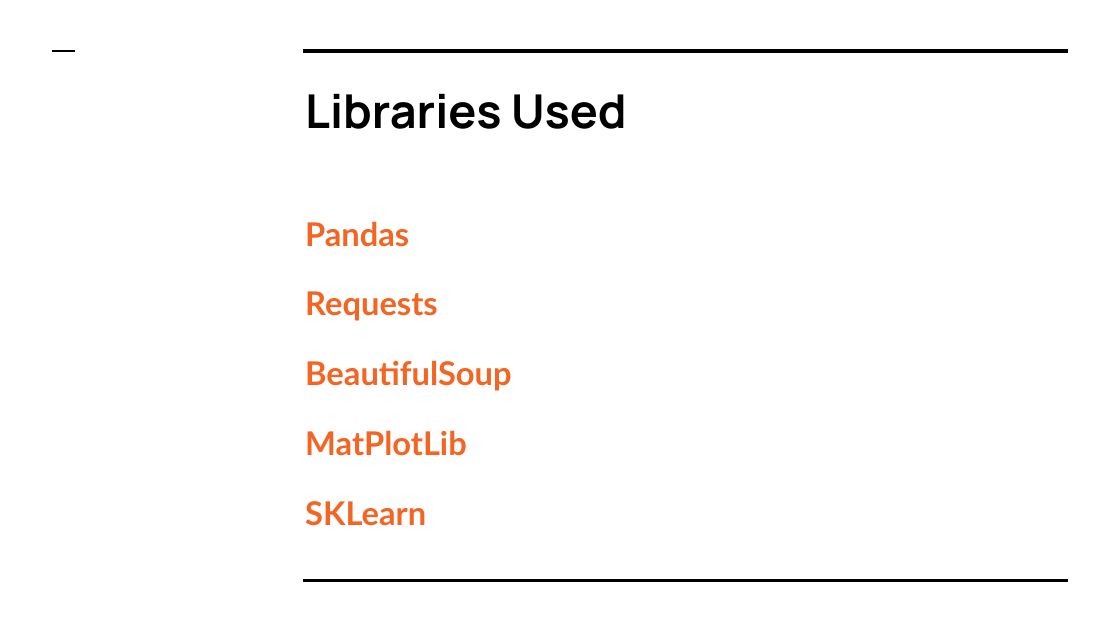
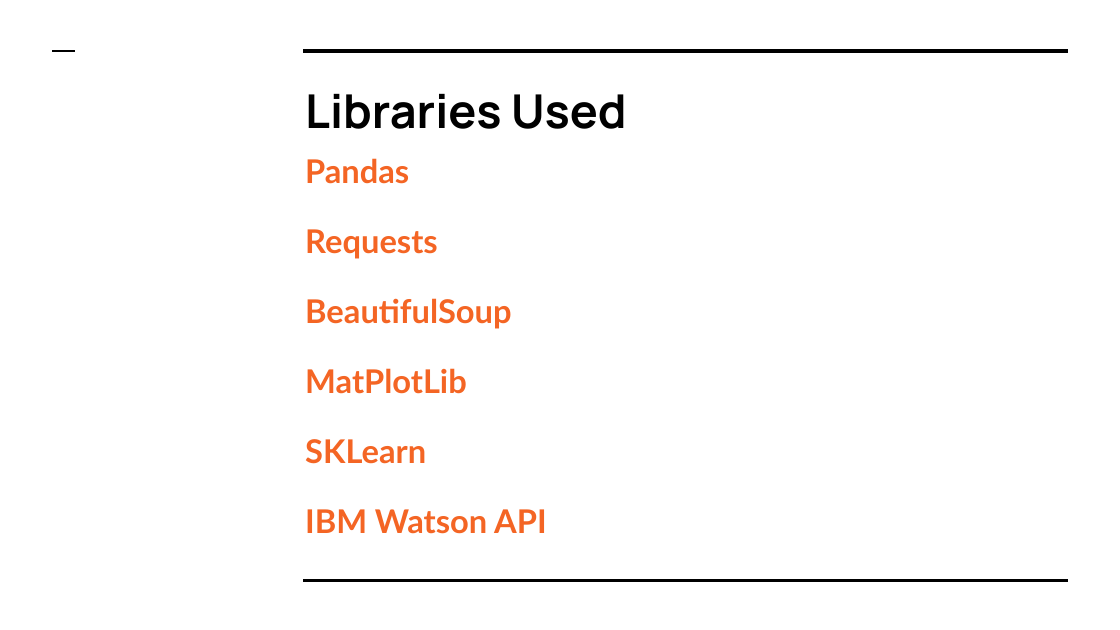
Before and after one commit to micktor/184final, a slide deck: slide 6 of Presentation.pptx. Drawn at 1120x630 pixels with LibreOffice and Linux fonts; fonts in the diff are those of the drawing. Boxes give left, top, right and bottom in pixels: in the first picture for what was removed or moved away, otherwise in the second. Text is boxed around its words. In the diff, an @@ line names an element or a change of style, - is before the commit and + after.

```diff
--- a/Presentation.pptx
+++ b/Presentation.pptx
@@ text "Pandas": place and size @@
-text "Pandas" at (305,221,512,526)
+text "Pandas" at (305,158,547,534)
@@ text at (305,509,547,534): paragraph added @@
+IBM Watson API
```
Also in this commit, not shown: 1 other slide changed, 1 slide added, 1 slide removed, 5 other files.
